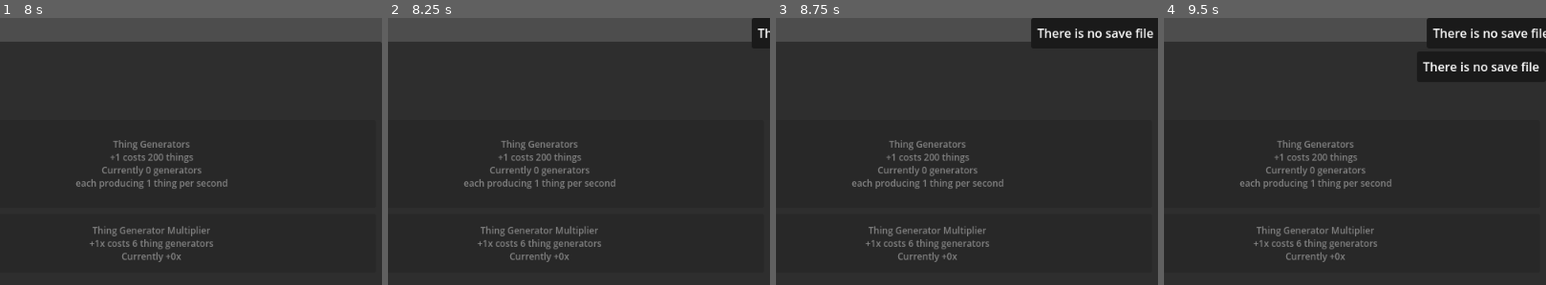
Above: before the commit, frames 1-4 (left to right).
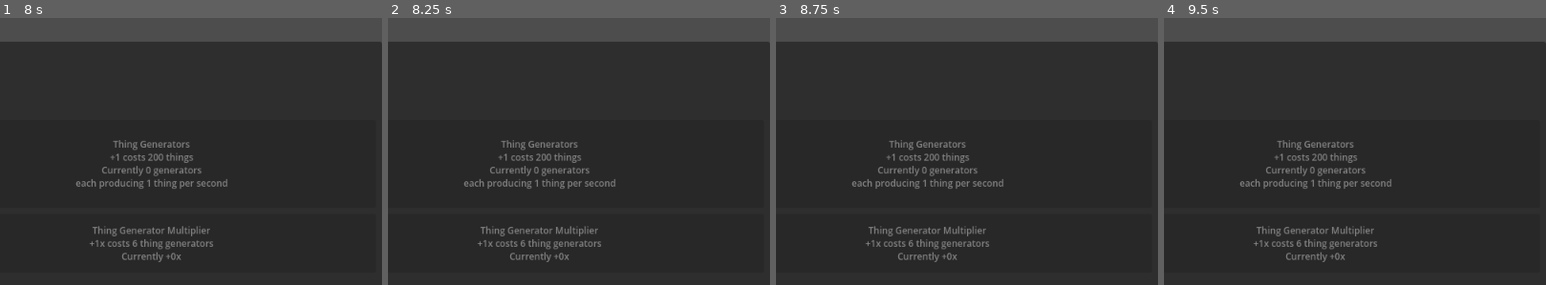
Above: after the commit, the same moments.

Repository: apia46/unnamedclickergame
Game: Godot game, scene res://game/game.tscn
The game is run twice, just before and just after one commit, with the same random seed, the same clock (stepped at 60 frames per second) and the same inputs.
Inputs (mouse positions are % of the whole screen's width and height, from its top left):
- Up to frame 1 (8 s): click "Thing Button +1 thing" at 0.5 s; click "More things per click +1 cost…" at 1.25 s; click "Thing Button +2 things" at 2 s; click "More things per click +1 cost…" at 2.75 s; click "Thing Button +3 things" at 3.5 s; click "Thing Button +3 things" at 4.25 s; click "More things per click +1 cost…" at 5 s; click "Thing Button +4 things" at 5.75 s; click "Thing Button +4 things" at 6.5 s; click "Thing Button +4 things" at 7.25 s
- Up to frame 2 (8.25 s): tap Enter at 8 s; move the mouse to (72, 45) at 8.02 s; hold B (b) from 8.03 s (still down)
- Up to frame 3 (8.75 s): keep holding B (b)
- Up to frame 4 (9.5 s): move the mouse to (30, 55) at 8.77 s; release B (b) at 8.78 s; tap B (b) at 8.85 s
The pictures show only the part of the screen within x 50-100%, y 0-50%; the shares and areas given below are measured in that part.

Frame 1 is identical in both runs. In frame 2, 0.4% of the frame differs, in the area x 95-100%, y 0-10%; in frame 3, 2.8%; in frame 4, 3.1%, in the area x 67-100%, y 0-20%.
Error before the commit: Assertion failed. (res://game/game.gd:147)
Error after the commit: Cannot call method 'get_position' on a null value. (res://game/game.gd:184)

Commit message:
0.0.1.1

Diff:
--- a/game/game.gd
+++ b/game/game.gd
@@ -52,8 +52,9 @@
 
 func _ready():
 	update()
-	savePopup = SAVEPOPUP.instantiate().set_data(getSaveMetadata().timePlayed)
-	if FileAccess.file_exists(SAVEDIRECTORY): $"/root".add_child.call_deferred(savePopup)
+	if FileAccess.file_exists(SAVEDIRECTORY):
+		savePopup = SAVEPOPUP.instantiate().set_data(getSaveMetadata().timePlayed)
+		$"/root".add_child.call_deferred(savePopup)
 
 
 func _process(delta):
@@ -166,22 +167,29 @@
 
 func initiateLoad(fromClipboard:=false, fromBackup:=false):
 	paused = true
-	if not FileAccess.file_exists(SAVEDIRECTORY):
+	if not FileAccess.file_exists(SAVEDIRECTORY) and !fromBackup and !fromClipboard:
 		$"/root".add_child.call_deferred(TEXTPOPUP.instantiate().set_data("There is no save file"))
 		paused = false
 		return
 
 	var save_file : FileAccess
+	var copy_save
+	var copy_iter = 0
 	if fromClipboard:
-		save_file = FileAccess.open(TEMPSAVEDIRECTORY, FileAccess.WRITE)
-		save_file.store_string(DisplayServer.clipboard_get())
-		save_file.close()
-		save_file = FileAccess.open(TEMPSAVEDIRECTORY, FileAccess.READ)
+		copy_save = DisplayServer.clipboard_get().split("\n")
+		print(copy_save)
 	elif fromBackup: save_file = FileAccess.open(BACKUPDIRECTORY, FileAccess.READ)
 	else: save_file = FileAccess.open(SAVEDIRECTORY, FileAccess.READ)
 
-	while save_file.get_position() < save_file.get_length():
-		var json_string = save_file.get_line()
+	while (fromClipboard and copy_iter != len(copy_save) or save_file.get_position() < save_file.get_length()):
+		var json_string
+		if fromClipboard:
+			if copy_save[0] == "":
+				$"/root".add_child.call_deferred(TEXTPOPUP.instantiate().set_data("Nothing in clipboard"))
+				return
+			json_string = copy_save[copy_iter]
+			copy_iter += 1
+		else: json_string = save_file.get_line()
 		# [Creates the helper class to interact with JSON]
 		var json = JSON.new()
 
@@ -189,8 +197,8 @@
 		var check = json.parse(json_string)
 		# [Check if there is any error while parsing the JSON string, skip in case of failure]
 		if !(check == OK):
-			push_error("JSON Parse Error: ", json.get_error_message(), " in ", json_string, " at line ", json.get_error_line())
-			$"/root".add_child.call_deferred(TEXTPOPUP.instantiate().set_data("please send save file; JSON Parse Error: " + json.get_error_message() + " in save file at line " + str(json.get_error_line())))
+			push_error("load file: JSON Parse Error: ", json.get_error_message(), " in ", json_string, " at line ", json.get_error_line())
+			$"/root".add_child.call_deferred(TEXTPOPUP.instantiate().set_data("JSON Parse Error: " + json.get_error_message() + " in save file at line " + str(json.get_error_line())))
 			paused = false
 			return
 
--- a/game/information/information.tscn
+++ b/game/information/information.tscn
@@ -18,16 +18,17 @@
 layout_mode = 2
 size_flags_horizontal = 3
 bbcode_enabled = true
-text = "[font_size=24]You are playing [rainbow freq=0.5 sat=0.2 val=1][wave amp=25.0 freq=2.5.0 connected=1][b]Unnamed Clicker Game v0.0.1.0[/b][/wave][/rainbow].[/font_size]
+text = "[font_size=24]You are playing [rainbow freq=0.5 sat=0.2 val=1][wave amp=25.0 freq=2.5.0 connected=1][b]Unnamed Clicker Game v0.0.1.1[/b][/wave][/rainbow].[/font_size]
 
 Unnamed Clicker Game is created and maintained by [url=\"secret\"]apia[/url]
-You can find me at @_beeka on discord
-The web version for this game can be found [color=\"cyan\"][url=\"https://Beeka274.github.io\"]here[/url][/color]
-The itch.io for this game can be found [color=\"cyan\"][url=\"https://beeka274.itch.io/unnamed-clicker-game\"]here[/url][/color]
-The github repo for this game can be found [color=\"cyan\"][url=\"https://github.com/Beeka274/unnamedclickergame\"]here[/url][/color]
+You can find me at @_apia_ on discord
+The web version for this game can be found [color=\"cyan\"][url=\"https://apia46.github.io\"]here[/url][/color]
+The itch.io for this game can be found [color=\"cyan\"][url=\"https://apia46.itch.io/unnamed-clicker-game\"]here[/url][/color]
+The github repo for this game can be found [color=\"cyan\"][url=\"https://github.com/apia46/unnamedclickergame\"]here[/url][/color]
+The github website for this game can be found [color=\"cyan\"][url=\"https://apia46.github.io/\"]here[/url][/color]
 anywhere else is unofficial
 
-Lines of code: 2354
+Lines of code: 2361
 Last updated: 2024-05-05
 
 [u][font_size=16]Credits to:[/font_size][/u]
@@ -46,7 +47,8 @@
 	[color=\"8CBDE3\"]enterham[/color]
 	[color=\"6A14C6\"]blokos[/color]
 	[color=\"576ABB\"]daffafm2002[/color]
-	[color=\"414799\"]Stardust[/color]
+	[color=\"347DDE\"]Stardust[/color]
+	[color=\"69D7A6\"]M_rld[/color]
 My friends and acquaintances who made this enjoyable
 	(you know who you are)
 
